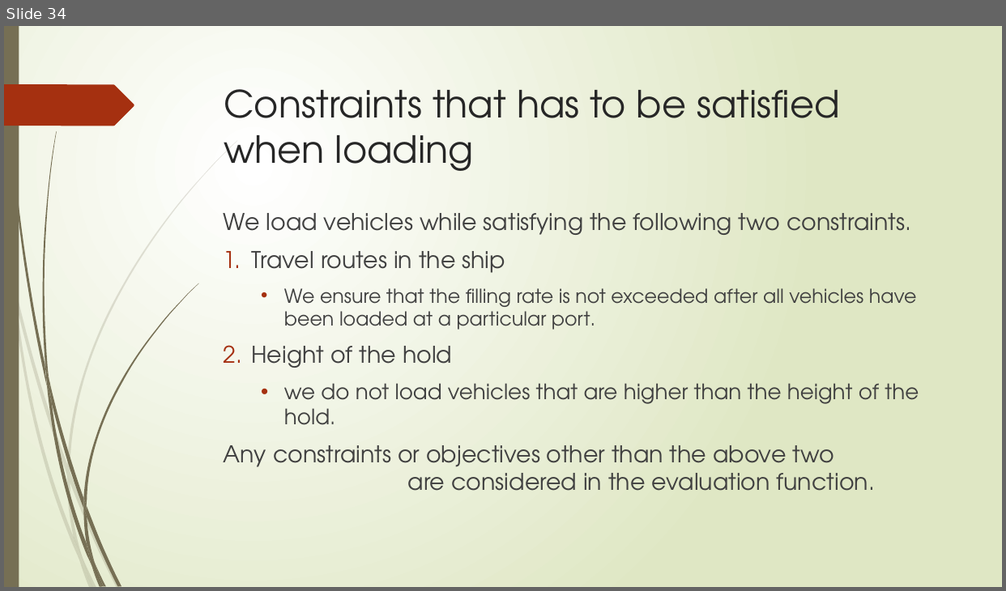
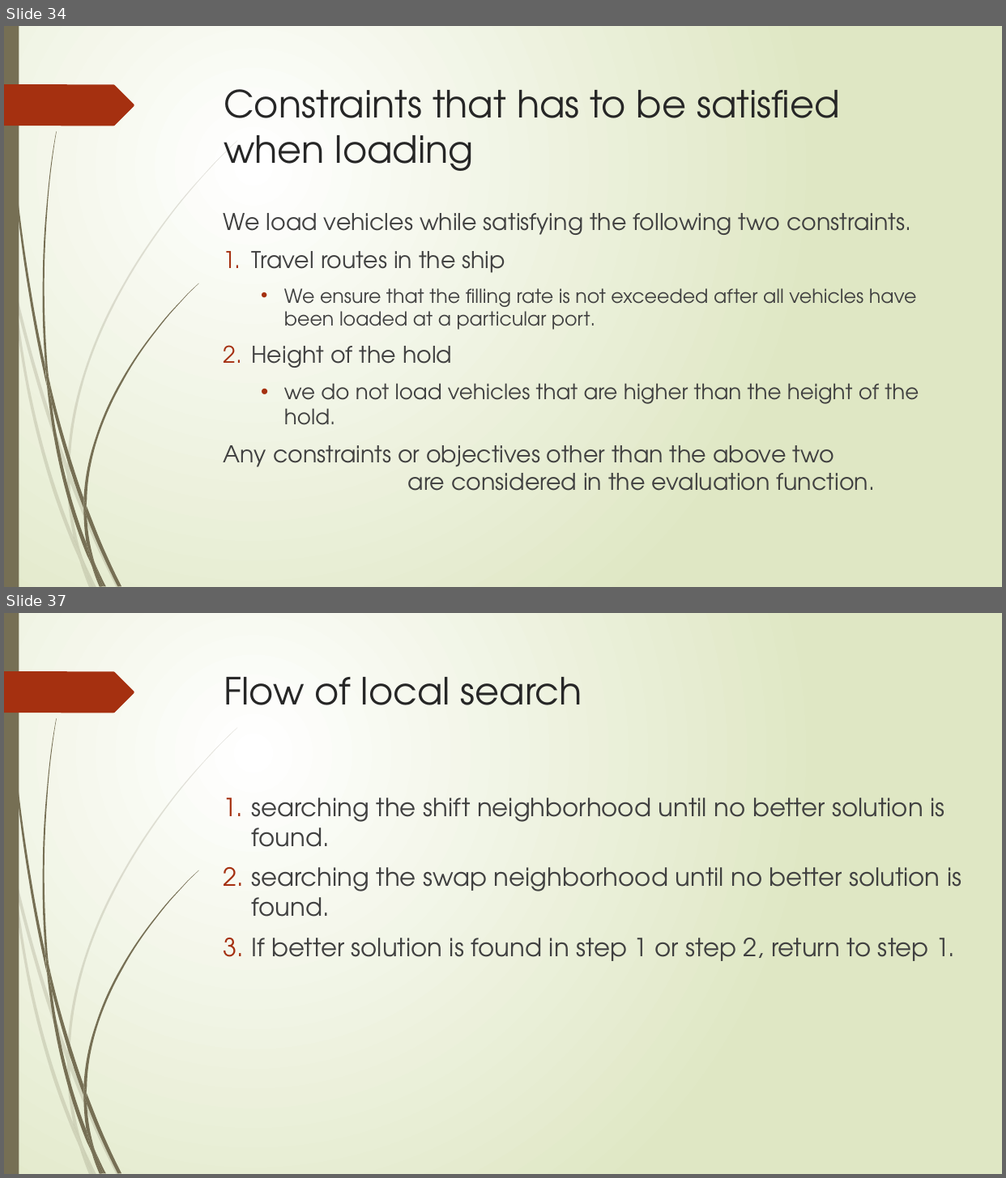
Before and after one commit to r-kurosu/kline_new, a slide deck: 竹田_合同研究会.pptx. Shown one above the other, each under a label of ours: slide 34 before the commit, slides 34 and 37 after it; the slides between them are not shown. The pictures are 1006x591 and 1006x1178 pixels, drawn with LibreOffice and Linux fonts; fonts in the diff are those of the drawing. Boxes give left, top, right and bottom in pixels: in the first picture for what was removed or moved away, otherwise in the second. Text is boxed around its words. In the diff, an @@ line names an element or a change of style, - is before the commit and + after.

```diff
--- a/竹田_合同研究会.pptx
+++ b/竹田_合同研究会.pptx
@@ slide 37 added at <box>4,613,1002,1174</box>, background gradient #FFFFFF to #DFE8C4; not listed: 24 template elements that a slide beside it also shows @@
@@ title added at <box>224,677,582,705</box>, 36 pt, text #262626 @@
+Flow of local search
@@ text added at <box>252,798,961,961</box>, 24 pt, text #404040 @@
+1. searching the shift neighborhood until no better solution is found.
+2. searching the swap neighborhood until no better solution is found.
+3. If better solution is found in step 1 or step 2, return to step 1.
```
Also in this commit, not shown: 3 slides changed, 3 other slides added.
